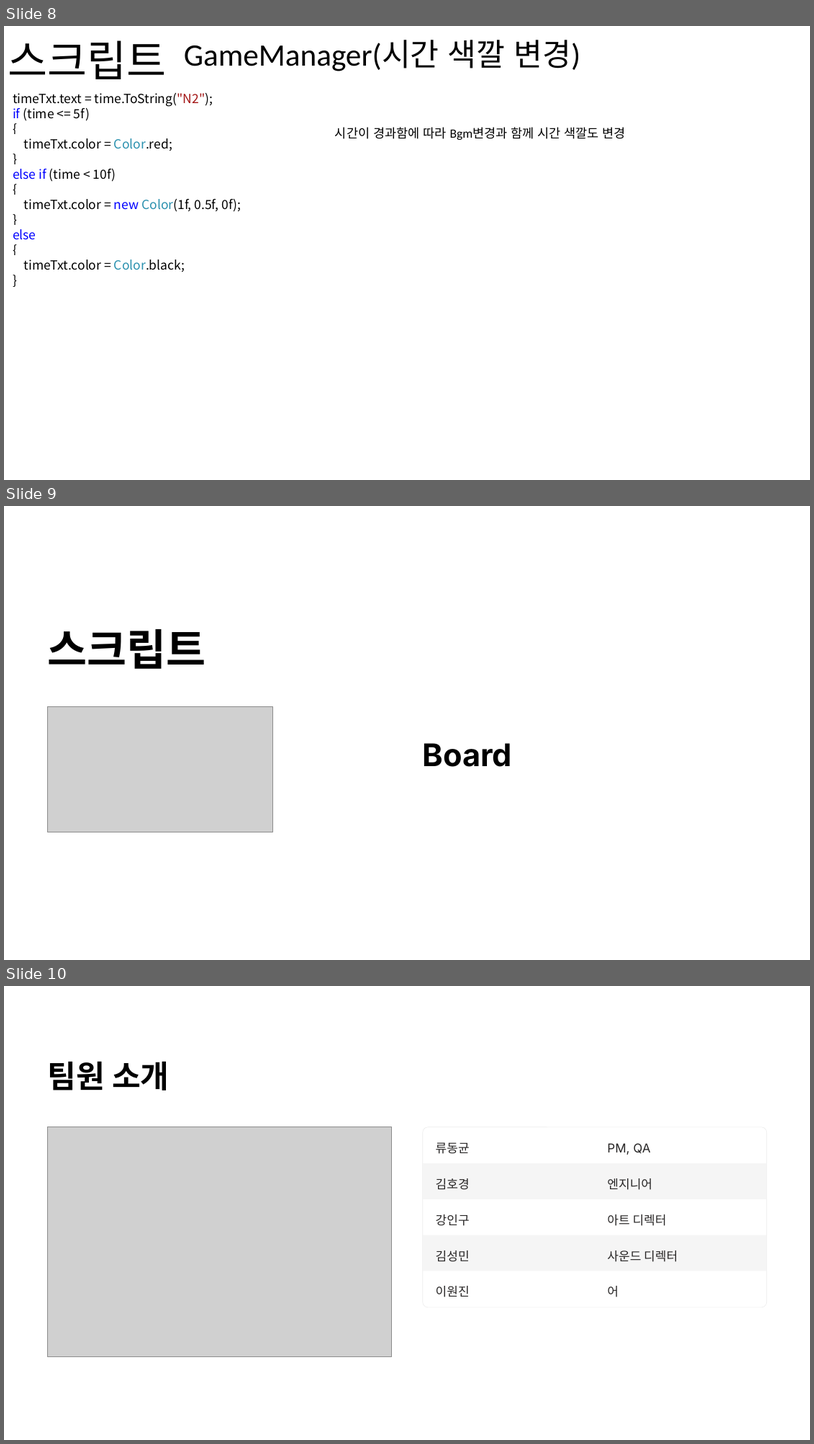
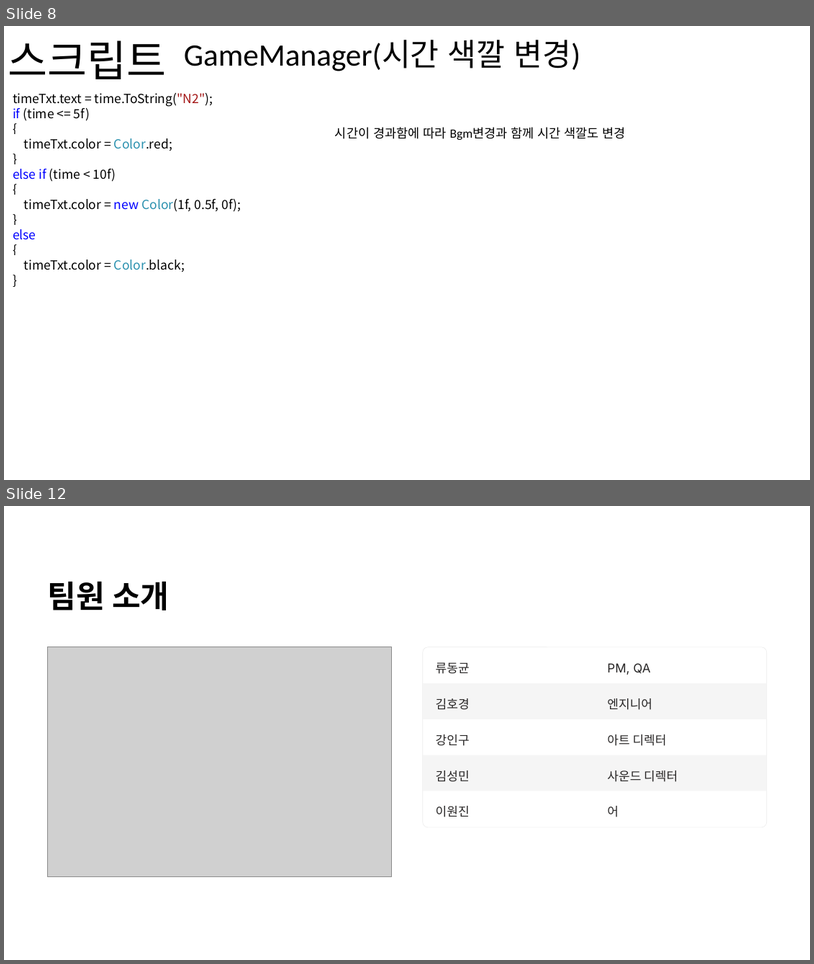
Before and after one commit to gyro1515/TeamProject_FindRtan, a slide deck: tzjqc37h0bnimw7.pptx. Shown one above the other, each under a label of ours: slides 8, 9 and 10 before the commit, slides 8 and 12 after it; the slides between them are not shown. The pictures are 814x1444 and 814x964 pixels, drawn with LibreOffice and Linux fonts; fonts in the diff are those of the drawing; grey boxes stand for pictures; background and template pictures are left out. Boxes give left, top, right and bottom in pixels: in the first picture for what was removed or moved away, otherwise in the second. Text is boxed around its words. In the diff, an @@ line names an element or a change of style, - is before the commit and + after.

```diff
--- a/tzjqc37h0bnimw7.pptx
+++ b/tzjqc37h0bnimw7.pptx
@@ slide 9 removed at <box>4,506,810,960</box>, background #FFFFFF; not listed: 1 template element that a slide beside it also shows @@
@@ text removed at <box>48,629,206,669</box> @@
-스크립트
@@ picture removed at <box>48,707,273,831</box> @@
@@ text removed at <box>423,743,512,767</box> @@
-Board
@@ rectangle removed at <box>712,932,810,957</box> @@
@@ what was slide 10 is now slide 12 @@
```
Also in this commit, not shown: 3 slides added, 1 other file.
